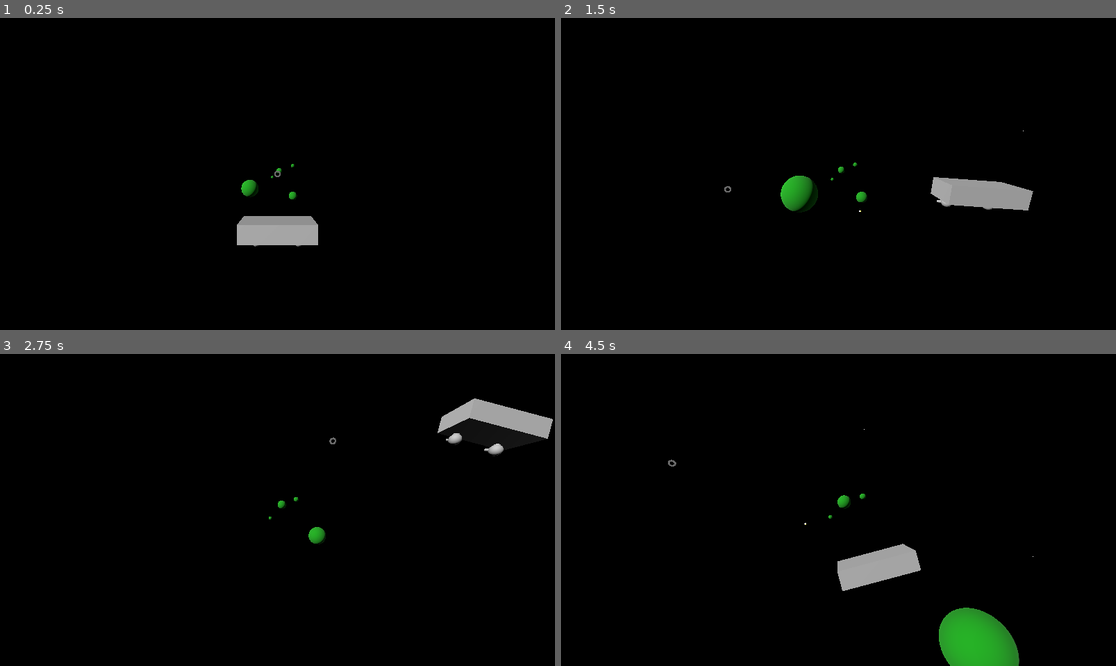
Above: before the commit, frames 1-4 (two rows, left to right).
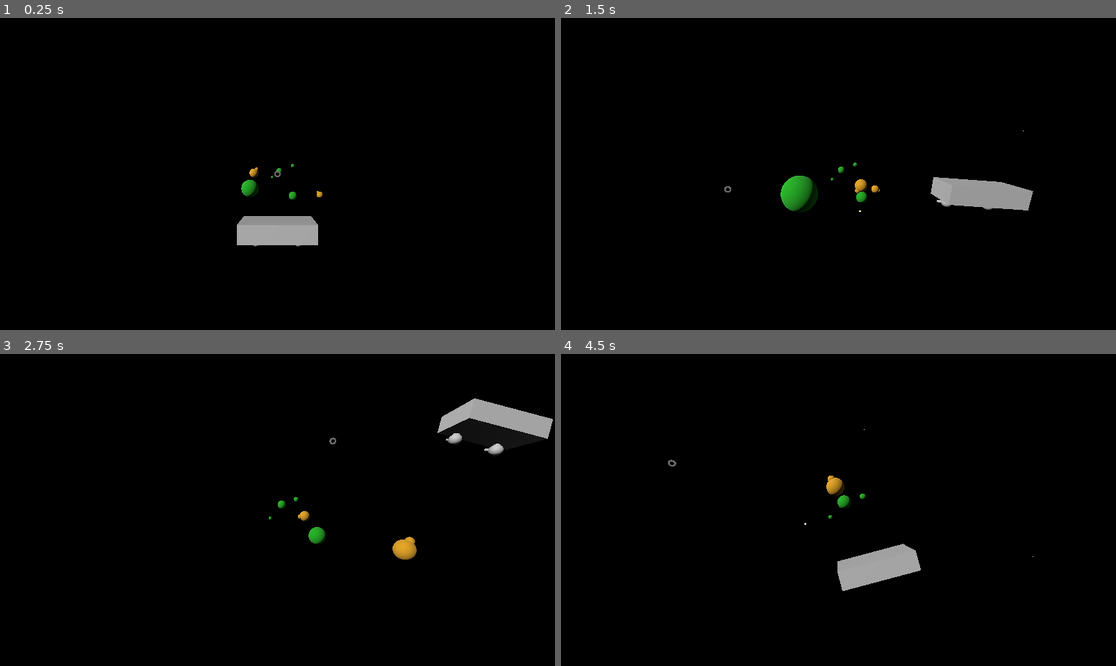
Above: after the commit, the same moments.

Repository: bonkybub/godot_wild_jam_93
Game: Godot game, scene res://Scenes/main.tscn
Two runs of this game, one before a commit and one after it. Both use one fixed random seed, a clock stepped at 60 frames per second and the inputs below.
Inputs (mouse positions are in pixels of both pictures, inside the frame that each line leads up to):
- Up to frame 1 (0.25 s): no input
- Up to frame 2 (1.5 s): move the mouse to (960, 158) at 0.52 s; hold D (roll_right) 0.53-1.28 s; click (960, 158) at 0.6 s; move the mouse to (727, 189) at 1.27 s; hold W (pitch_down) from 1.28 s (still down); click (727, 189) at 1.35 s
- Up to frame 3 (2.75 s): move the mouse to (333, 441) at 2.02 s; release W (pitch_down) at 2.03 s; hold D (roll_right) from 2.03 s (still down); click (333, 441) at 2.1 s
- Up to frame 4 (4.5 s): move the mouse to (810, 572) at 2.77 s; release D (roll_right) at 2.78 s; hold S (pitch_up) 2.78-3.53 s; click (810, 572) at 2.85 s; move the mouse to (1005, 556) at 3.52 s; hold A (roll_left) from 3.53 s (still down); click (1005, 556) at 3.6 s; move the mouse to (672, 463) at 4.27 s; click (672, 463) at 4.35 s

The runs differ from the first frame. In frame 1, less than 0.1% of the frame differs, in the area x 44-59%, y 47-58%; in frame 2, 0.1%; in frame 3, 0.3%; in frame 4, 2.3%, in the area x 47-83%, y 38-100%.

Commit message:
tumbleweed complete

Diff:
--- a/godot-wild-jam-93/Prefabs/Obstacles/cactus_ball.tscn
+++ b/godot-wild-jam-93/Prefabs/Obstacles/cactus_ball.tscn
@@ -11,6 +11,9 @@
 
 [sub_resource type="SphereShape3D" id="SphereShape3D_pqw3e"]
 
+[sub_resource type="SphereShape3D" id="SphereShape3D_cr46u"]
+radius = 0.7
+
 [sub_resource type="SphereShape3D" id="SphereShape3D_sygck"]
 radius = 5.5
 
@@ -21,16 +24,21 @@
 [node name="Temp_Model" type="MeshInstance3D" parent="." unique_id=1504137259]
 mesh = SubResource("SphereMesh_onk0o")
 
-[node name="Collider" type="CollisionShape3D" parent="." unique_id=1792122118]
+[node name="Hitbox Collider" type="CollisionShape3D" parent="." unique_id=1792122118]
 transform = Transform3D(0.9, 0, 0, 0, 0.9, 0, 0, 0, 0.9, 0, 0, 0)
 shape = SubResource("SphereShape3D_pqw3e")
+
+[node name="Hurtbox" type="Area3D" parent="." unique_id=476617060]
+
+[node name="Hurtbox Collider" type="CollisionShape3D" parent="Hurtbox" unique_id=818328815]
+shape = SubResource("SphereShape3D_cr46u")
 
 [node name="Burst Radius" type="Area3D" parent="." unique_id=399723643]
 
 [node name="Burst Collider" type="CollisionShape3D" parent="Burst Radius" unique_id=1308596988]
 shape = SubResource("SphereShape3D_sygck")
 
-[connection signal="area_entered" from="." to="." method="_on_area_entered"]
 [connection signal="body_entered" from="." to="." method="_on_body_entered"]
+[connection signal="area_entered" from="Hurtbox" to="." method="_on_area_entered"]
 [connection signal="body_entered" from="Burst Radius" to="." method="_on_burst_radius_body_entered"]
 [connection signal="body_exited" from="Burst Radius" to="." method="_on_burst_radius_body_exited"]
--- a/godot-wild-jam-93/Prefabs/Obstacles/tumbleweed.tscn
+++ b/godot-wild-jam-93/Prefabs/Obstacles/tumbleweed.tscn
@@ -10,14 +10,27 @@
 
 [sub_resource type="SphereShape3D" id="SphereShape3D_lidin"]
 
+[sub_resource type="SphereShape3D" id="SphereShape3D_qbltc"]
+radius = 0.7
+
 [node name="Tumbleweed" type="Area3D" unique_id=706673517]
-script = ExtResource("1_ivv5g")
+script = ExtResource("1_10j0r")
 
 [node name="Temp_Model" type="MeshInstance3D" parent="." unique_id=1631959475]
 mesh = SubResource("SphereMesh_lrtok")
 
-[node name="Collider" type="CollisionShape3D" parent="." unique_id=1915824565]
+[node name="Temp_Model2" type="MeshInstance3D" parent="." unique_id=1949206801]
+transform = Transform3D(0.4306128, 0, 0, 0, 0.4306128, 0, 0, 0, 0.4306128, 0, 0.4818356, 0)
+mesh = SubResource("SphereMesh_lrtok")
+
+[node name="Hitbox Collider" type="CollisionShape3D" parent="." unique_id=1915824565]
 transform = Transform3D(0.9, 0, 0, 0, 0.9, 0, 0, 0, 0.9, 0, 0, 0)
 shape = SubResource("SphereShape3D_lidin")
 
+[node name="Hurtbox" type="Area3D" parent="." unique_id=33778740]
+
+[node name="Hurtbox Collider" type="CollisionShape3D" parent="Hurtbox" unique_id=912543413]
+shape = SubResource("SphereShape3D_qbltc")
+
 [connection signal="body_entered" from="." to="." method="_on_body_entered"]
+[connection signal="area_entered" from="Hurtbox" to="." method="_on_area_entered"]
--- a/godot-wild-jam-93/Scenes/main.tscn
+++ b/godot-wild-jam-93/Scenes/main.tscn
@@ -5,6 +5,7 @@
 [ext_resource type="PackedScene" uid="uid://2mhj7gcm6f7r" path="res://Prefabs/Obstacles/cactus_ball.tscn" id="3_8gbba"]
 [ext_resource type="Script" uid="uid://b2lcyk86ddd0j" path="res://Scripts/Character/gun.gd" id="3_jjvhh"]
 [ext_resource type="PackedScene" uid="uid://chdf3ifhvxjj2" path="res://Prefabs/Bullet/projectile.tscn" id="4_kry3j"]
+[ext_resource type="PackedScene" uid="uid://dv2bqw1ycs0kv" path="res://Prefabs/Obstacles/tumbleweed.tscn" id="6_21xkr"]
 
 [sub_resource type="Sky" id="Sky_jjgbg"]
 
@@ -120,3 +121,9 @@
 
 [node name="Cactus Ball5" parent="." unique_id=1575420633 instance=ExtResource("3_8gbba")]
 transform = Transform3D(1, 0, 0, 0, 1, 0, 0, 0, 1, -1.6509322, -0.18476415, -67.69353)
+
+[node name="Tumbleweed" parent="." unique_id=706673517 instance=ExtResource("6_21xkr")]
+transform = Transform3D(1, 0, 0, 0, 1, 0, 0, 0, 1, -3.4570708, 1.8115826, -18.142363)
+
+[node name="Tumbleweed2" parent="." unique_id=1621990386 instance=ExtResource("6_21xkr")]
+transform = Transform3D(1, 0, 0, 0, 1, 0, 0, 0, 1, 7.1973996, -2.093359, -28.355392)
--- a/godot-wild-jam-93/Scripts/Obstacles/cactus_spine.gd
+++ b/godot-wild-jam-93/Scripts/Obstacles/cactus_spine.gd
@@ -11,5 +11,9 @@
 func _physics_process(_delta: float) -> void:
 	global_position += transform.basis.z * SHOOT_SPEED
 
-func _on_body_entered(_body: Node3D) -> void:
+func _on_body_entered(body: Node3D) -> void:
+	# TODO MATTHEW
+	# deal damage to enemy
+	if body is CharacterBody3D && body.is_in_group("enemy"):
+		pass
 	queue_free()
--- a/godot-wild-jam-93/Scripts/Obstacles/obstacle.gd
+++ b/godot-wild-jam-93/Scripts/Obstacles/obstacle.gd
@@ -2,10 +2,11 @@
 extends Area3D
 
 func _on_body_entered(body: Node3D) -> void:
-	print("body entered")
 	# deal damage to player
 	if body is Player:
 		print("player hit")
+		# TODO BAAQIR
+		# should call function to deal damage to player
 
 func _on_area_entered(area: Area3D) -> void:
 	# destroy if hit
--- a/godot-wild-jam-93/Scripts/Obstacles/tumbleweed.gd
+++ b/godot-wild-jam-93/Scripts/Obstacles/tumbleweed.gd
@@ -1,4 +1,31 @@
 extends Obstacle
+
+# float and spin values
+var float_velocity: Vector2
+var float_direction: Vector2
+var spin_speed: float
+@export var max_h_vel: float = 0.06
+@export var max_v_vel: float = 0.02
+@export var max_spin_spd: float = 3.0
+
+func _ready() -> void:
+	# set speeds from ranges
+	float_velocity = Vector2(randf_range(0.01, max_h_vel), randf_range(0.0, max_v_vel))
+	spin_speed = randf_range(1.0, max_spin_spd)
+
+	# set direction of motion
+	if global_position.x > 0.0:
+		float_velocity.x *= -1.0
+	else:
+		spin_speed *= -1.0
+
+	# TODO MATTHEW
+	# make not hard-coded
+	if global_position.y > 1.5:
+		float_velocity.y *= -1.0
 
 # fly across screen
 # spin constantly
+func _physics_process(_delta: float) -> void:
+	global_position += Vector3(float_velocity.x, float_velocity.y, 0.0)
+	rotation_degrees.z += spin_speed
Not shown: 1 places in godot-wild-jam-93/Prefabs/Obstacles/tumbleweed.tscn that only renumber resources
